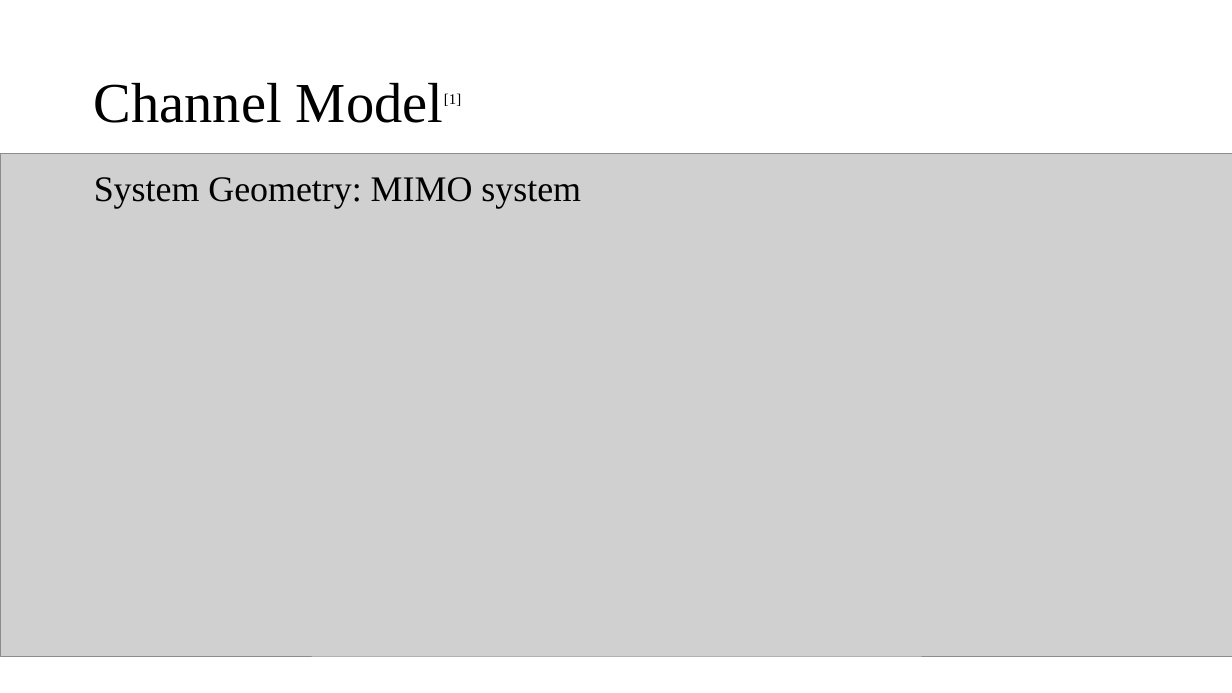
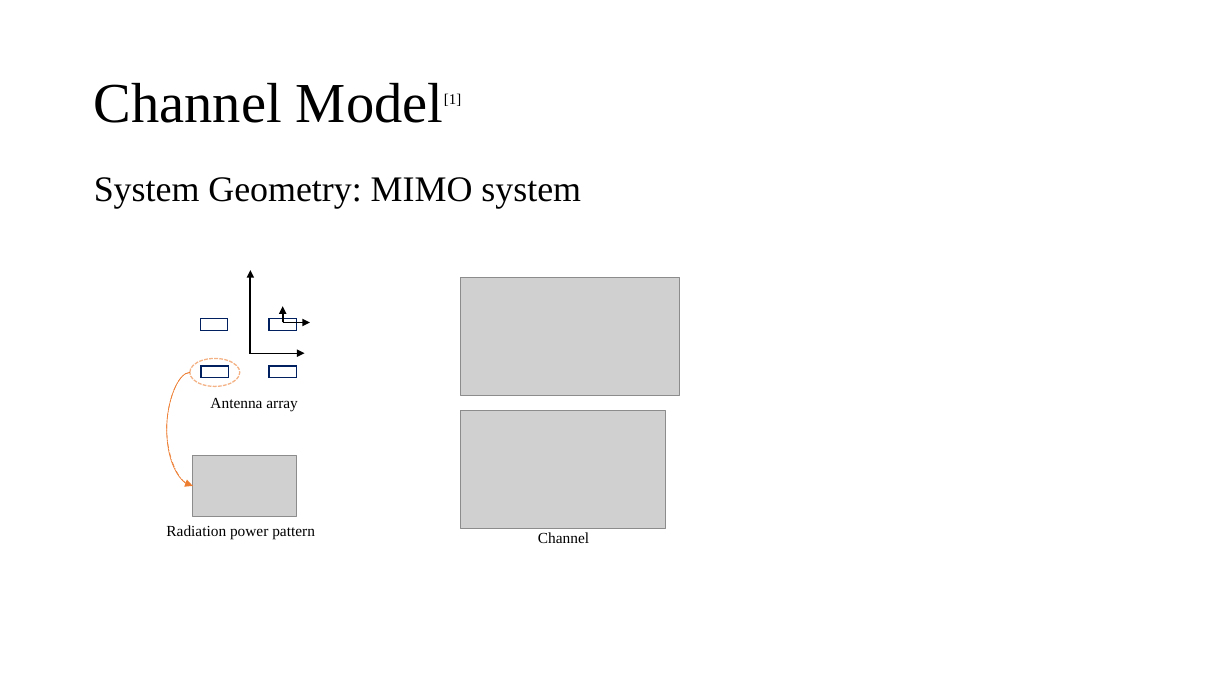
Before and after one commit to ukunliu/WSN_simulation, a slide deck: slide 5 of Resume.pptx. Drawn at 1232x693 pixels with LibreOffice and Linux fonts; fonts in the diff are those of the drawing; grey boxes stand for pictures. Boxes give left, top, right and bottom in pixels: in the first picture for what was removed or moved away, otherwise in the second. Text is boxed around its words. In the diff, an @@ line names an element or a change of style, - is before the commit and + after.

```diff
--- a/Resume.pptx
+++ b/Resume.pptx
@@ picture removed at (1,154,1232,656) @@
@@ picture added at (461,277,680,396) @@
@@ group added at (166,270,315,540): 4 rectangles, 4 arrows, 2 texts, 1 picture, 1 ellipse, 1 curved line, 1 curved arrow @@
+Antenna array
+Radiation power pattern
@@ picture added at (461,410,666,529) @@
@@ text added at (538,532,589,543), 12 pt, text #000000 @@
+Channel
```
Also in this commit, not shown: 2 other slides changed, 2 other files.
